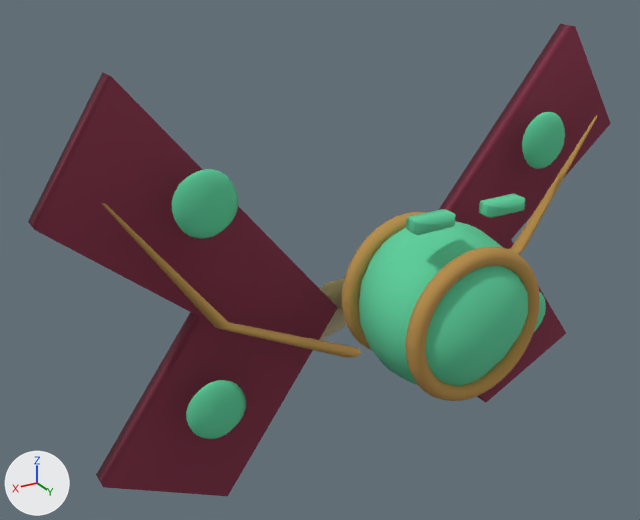
What one commit did to the glTF model native/assets/style3d/creature_0_4.glb.
Camera for both pictures: a 50 mm lens placed at (1.401, 1.963, 1.904), pointed at (0.074, -0.249, 0.799). Every picture has the same lights, and +X, +Y and +Z are marked at lower left. The older version comes first. Where no turn or scale is listed for an object, it has been applied to the vertices. Vertices at exactly the same position are counted once.

The first picture shows 'EyeSlit', 'EyeSlit.001', 'FalseEye', 'FalseEye.001', 'FalseEye.002', 'FalseEye.003', 'GiltOrbRim', 'GiltOrbRim.001', 'GlassCore', 'Wing', 'Wing.001', 'WingVein', 'WingVein.001' and 1 more.
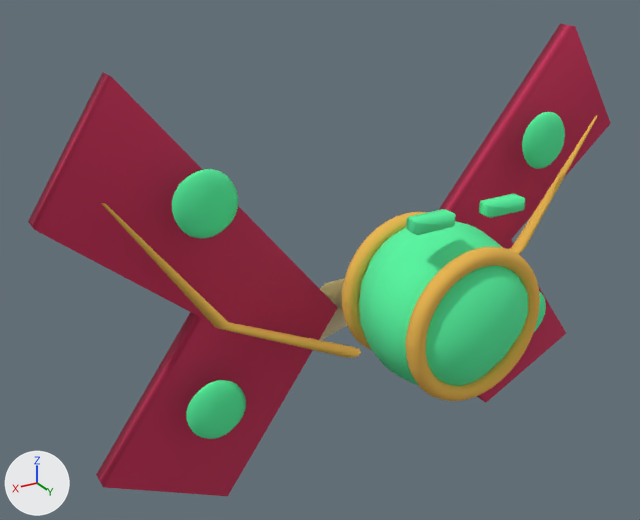
Boxes (x1, y1, x2, y2) around the edits, measured in the pictures (640 x 520 px; the box of a moved part takes in the faces that stretch with it):
'GlassCore', recoloured: (359, 221, 528, 386) in both
'GiltOrbRim', recoloured: (406, 247, 540, 401) in both
'FalseEye.003', recoloured: (172, 169, 238, 239) in both
'WingVein.001', recoloured: (102, 203, 361, 358) in both
'FalseEye.002', recoloured: (186, 380, 246, 439) in both
'GiltOrbRim.001', recoloured: (342, 212, 427, 349) in both
'FalseEye.001', recoloured: (522, 112, 565, 169) in both
'WingVein', recoloured: (509, 116, 598, 254) in both
'EyeSlit.001', recoloured: (406, 209, 456, 235) in both
'EyeSlit', recoloured: (479, 193, 525, 218) in both
'FalseEye', recoloured: (534, 291, 546, 332) in both
part 1 of me_wing, moved or reshaped: (480, 240, 566, 402) in both
part 2 of me_wing, recoloured (red to pink): (439, 24, 611, 403) in both
part 3 of me_wing_001, moved or reshaped: (28, 72, 201, 487) in both
part 4 of me_wing_001, recoloured (red to pink): (35, 77, 338, 496) in both

Edits to the bpy script that builds the scene:
```text
Add mat_paint_c62f58_0:
    mat_paint_c62f58_0 = principled_material('Paint_c62f58_0')
    mat_paint_c62f58_0.base_color = (0.565, 0.0284, 0.0976)  # pink #c62f58
    mat_paint_c62f58_0.roughness = 1.0
Change me_glasscore:
    where me_glasscore.from_pydata(...)  # 301 vertices, 552 faces; spans x -0.23..0.23, y -0.24..0.22, z -0.23..0.23
    remove me_glasscore.materials.append(mat_paint_5ed19e_0)  # green #5ed19e
    add me_glasscore.materials.append(mat_paint_58f8a4_0)  # green #58f8a4
Change me_giltorbrim:
    where me_giltorbrim.from_pydata(...)  # 410 vertices, 800 faces; spans x -0.216..0.216, y 0.126..0.173, z -0.216..0.216
    remove me_giltorbrim.materials.append(mat_paint_bb914c_0)  # orange #bb914c
    add me_giltorbrim.materials.append(mat_paint_efba50_0)  # orange #efba50
Change me_giltorbrim_001:
    where me_giltorbrim_001.from_pydata(...)  # 410 vertices, 800 faces; spans x -0.216..0.216, y -0.173..-0.126, z -0.216..0.216
    remove me_giltorbrim_001.materials.append(mat_paint_bb914c_0)  # orange #bb914c
    add me_giltorbrim_001.materials.append(mat_paint_efba50_0)  # orange #efba50
Change me_wing:
    where me_wing.from_pydata(...)  # 12 vertices, 20 faces; spans x -0.97..-0.12, y -0.032..0.032, z 0.18..1.48
    verts and faces of me_wing; kept vertices keep their numbers, new ones are numbered from 12
    me_wing part 1
    add delete_faces([(0, 4, 3), (6, 9, 10), (0, 5, 4), (6, 10, 11)])
    add faces += [(0, 5, 3), (6, 9, 11), (3, 5, 4), (9, 10, 11)]
    me_wing part 2: 16 faces spanning x -0.97..-0.12, y -0.032..0.032, z 0.18..1.48 switch from mat_paint_802e46_0 (red #802e46) to mat_paint_c62f58_0 (pink #c62f58)
Change me_wingvein:
    where me_wingvein.from_pydata(...)  # 33 vertices, 40 faces; spans x -0.824..-0.085, y -0.033..0.033, z 0.6..1.2
    remove me_wingvein.materials.append(mat_paint_bb914c_0)  # orange #bb914c
    add me_wingvein.materials.append(mat_paint_efba50_0)  # orange #efba50
Change me_falseeye:
    where me_falseeye.from_pydata(...)  # 90 vertices, 176 faces; spans x -0.66..-0.48, y -0.004..0.052, z 0.47..0.65
    remove me_falseeye.materials.append(mat_paint_5ed19e_0)  # green #5ed19e
    add me_falseeye.materials.append(mat_paint_58f8a4_0)  # green #58f8a4
Change me_falseeye_001:
    where me_falseeye_001.from_pydata(...)  # 90 vertices, 176 faces; spans x -0.66..-0.48, y -0.004..0.052, z 1.07..1.25
    remove me_falseeye_001.materials.append(mat_paint_5ed19e_0)  # green #5ed19e
    add me_falseeye_001.materials.append(mat_paint_58f8a4_0)  # green #58f8a4
Change me_wing_001:
    where me_wing_001.from_pydata(...)  # 12 vertices, 20 faces; spans x 0.12..0.97, y -0.032..0.032, z 0.18..1.48
    me_wing_001 part 3
    20 faces are deleted
    20 new faces join them
    me_wing_001 part 4: 8 faces spanning x 0.12..0.97, y -0.032..0.032, z 0.18..1.48 switch from mat_paint_802e46_0 (red #802e46) to mat_paint_c62f58_0 (pink #c62f58)
Change me_wingvein_001:
    where me_wingvein_001.from_pydata(...)  # 33 vertices, 40 faces; spans x 0.085..0.824, y -0.033..0.033, z 0.6..1.2
    remove me_wingvein_001.materials.append(mat_paint_bb914c_0)  # orange #bb914c
    add me_wingvein_001.materials.append(mat_paint_efba50_0)  # orange #efba50
Change me_falseeye_002:
    where me_falseeye_002.from_pydata(...)  # 90 vertices, 176 faces; spans x 0.48..0.66, y -0.004..0.052, z 0.47..0.65
    remove me_falseeye_002.materials.append(mat_paint_5ed19e_0)  # green #5ed19e
    add me_falseeye_002.materials.append(mat_paint_58f8a4_0)  # green #58f8a4
Change me_falseeye_003:
    where me_falseeye_003.from_pydata(...)  # 90 vertices, 176 faces; spans x 0.48..0.66, y -0.004..0.052, z 1.07..1.25
    remove me_falseeye_003.materials.append(mat_paint_5ed19e_0)  # green #5ed19e
    add me_falseeye_003.materials.append(mat_paint_58f8a4_0)  # green #58f8a4
Change me_eyeslit:
    where me_eyeslit.from_pydata(...)  # 16 vertices, 28 faces; spans x -0.06..0.06, y -0.02..0.02, z -0.0175..0.0175
    remove me_eyeslit.materials.append(mat_paint_5ed19e_0)  # green #5ed19e
    add me_eyeslit.materials.append(mat_paint_58f8a4_0)  # green #58f8a4
Change me_eyeslit_001:
    where me_eyeslit_001.from_pydata(...)  # 16 vertices, 28 faces; spans x -0.06..0.06, y -0.02..0.02, z -0.0175..0.0175
    remove me_eyeslit_001.materials.append(mat_paint_5ed19e_0)  # green #5ed19e
    add me_eyeslit_001.materials.append(mat_paint_58f8a4_0)  # green #58f8a4
```
